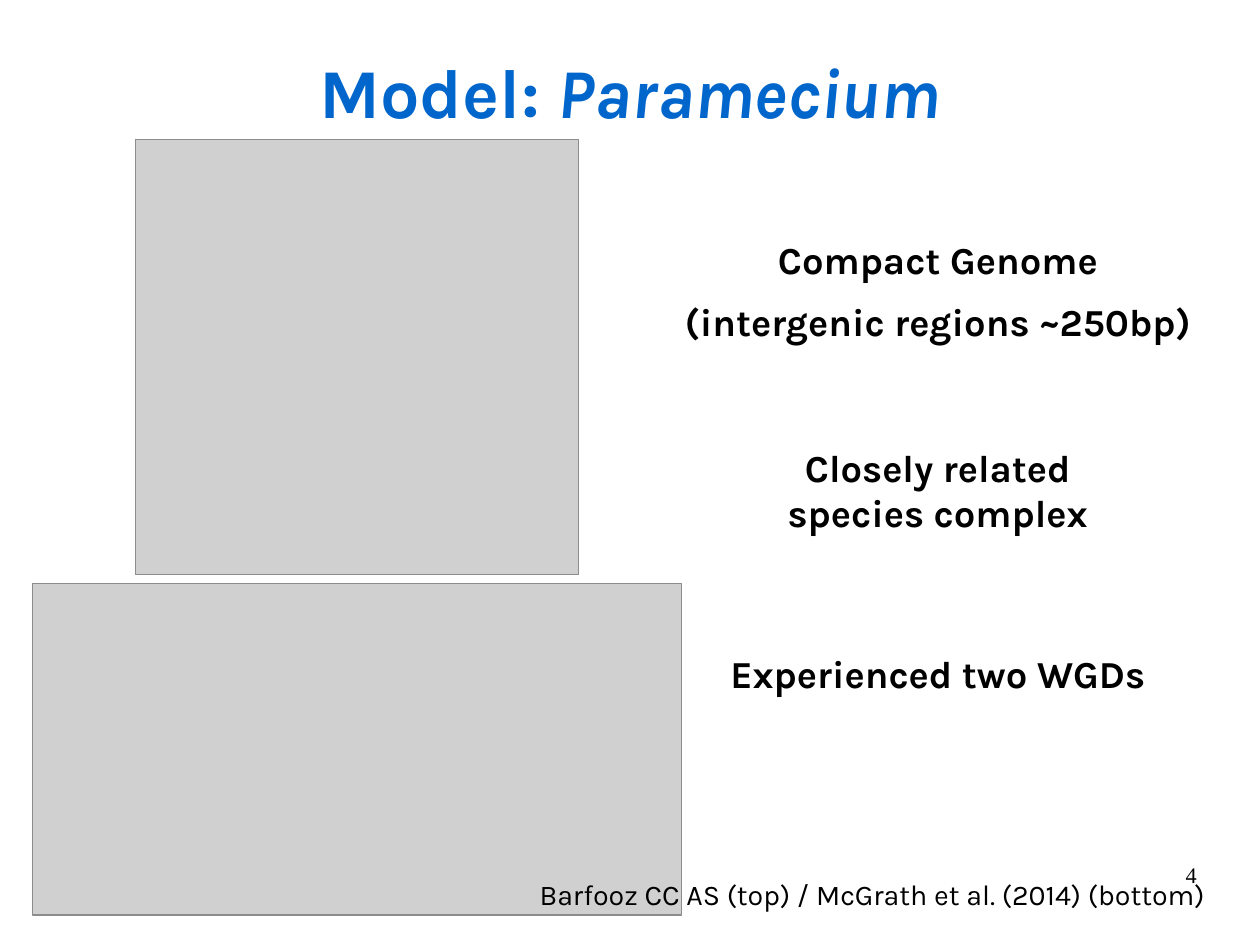
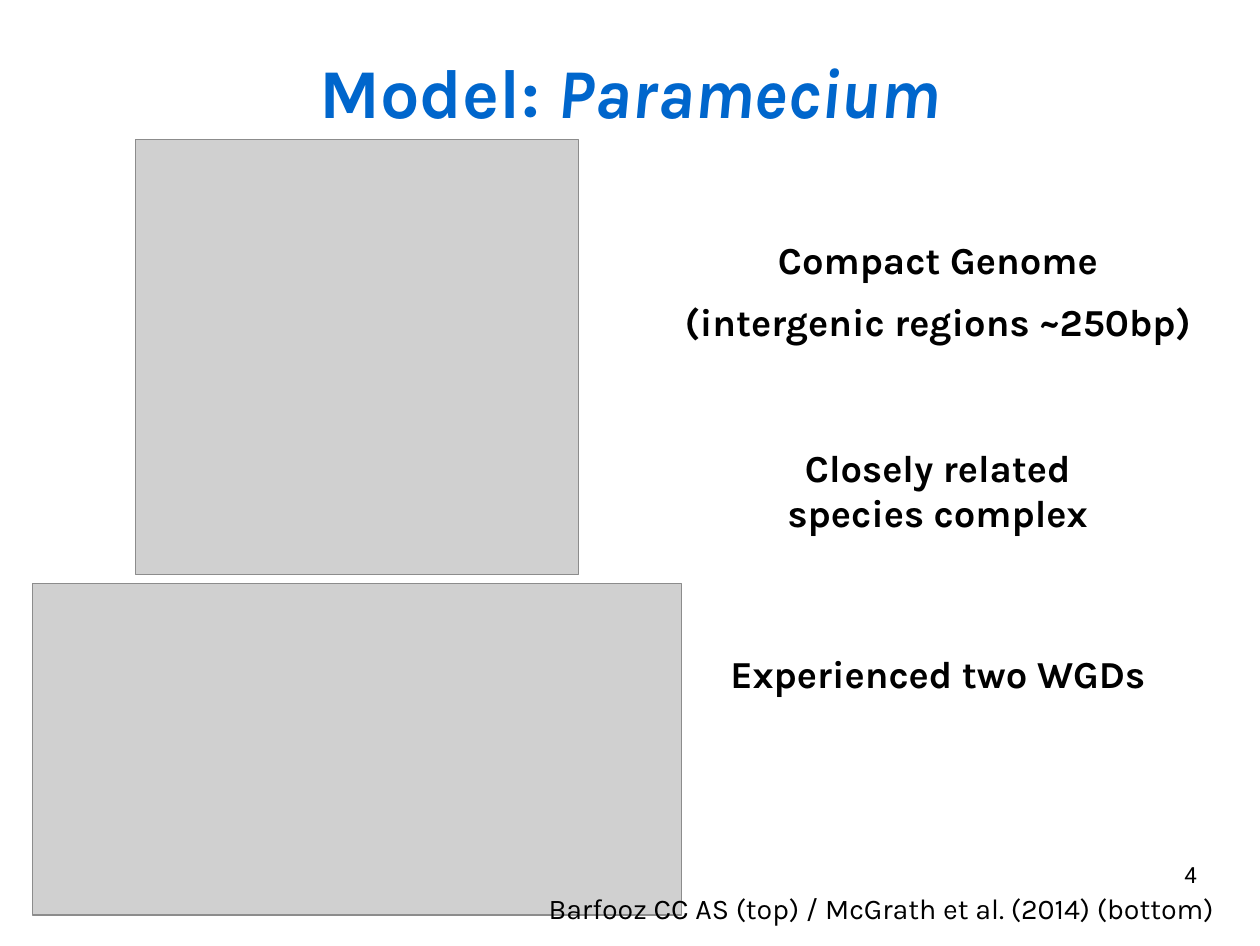
Before and after one commit to Rekyt/lynchlabpresentation2014, a slide deck: slide 4 of LabMeetingPresentation.odp. Drawn at 1260x946 pixels with LibreOffice and Linux fonts; fonts in the diff are those of the drawing; grey boxes stand for pictures. Boxes give left, top, right and bottom in pixels: in the first picture for what was removed or moved away, otherwise in the second. Text is boxed around its words. In the diff, an @@ line names an element or a change of style, - is before the commit and + after.

```diff
--- a/LabMeetingPresentation.odp
+++ b/LabMeetingPresentation.odp
@@ page number at [1184, 867, 1196, 883]: font Times New Roman to Roboto @@
@@ text "Barfooz CC AS (top) / ...": place and size @@
-text "Barfooz CC AS (top) / ..." at [540, 879, 1205, 912]
+text "Barfooz CC AS (top) / ..." at [549, 893, 1214, 926]
```
Also in this commit, not shown: 1 other slide changed, 2 slides added, 1 slide removed.
